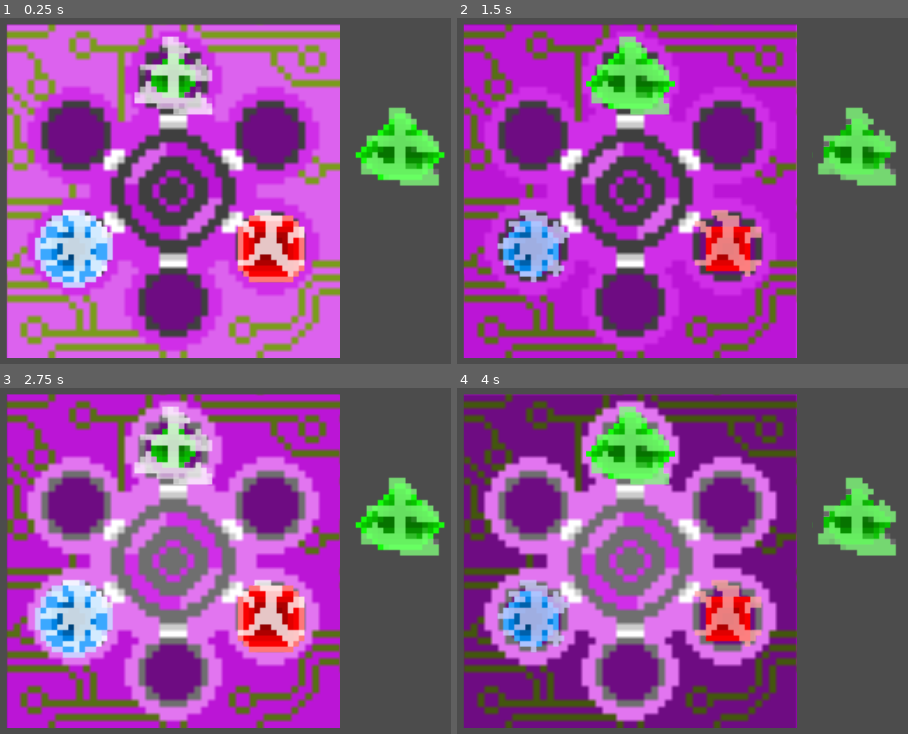
Above: before the commit, frames 1-4 (two rows, left to right).
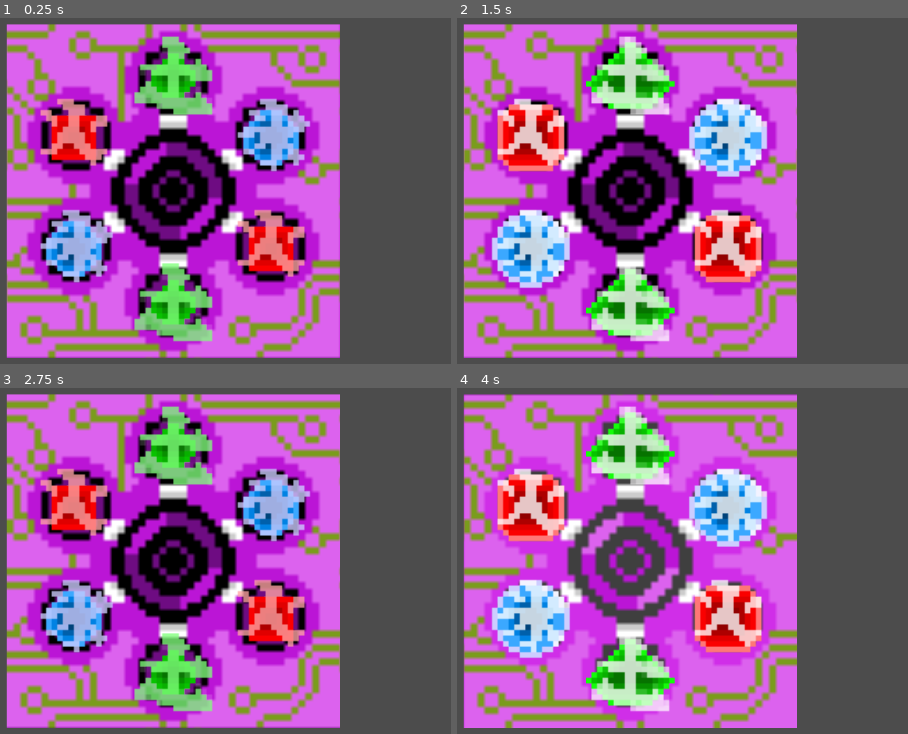
Above: after the commit, the same moments.

Repository: NathanielGet/CyberDragonYokaiCycle
Game: Godot game, scene res://Minigame.tscn
Two runs of this game, one before a commit and one after it. Both use one fixed random seed, a clock stepped at 60 frames per second and the inputs below. The engine's default icon, where the game draws it, is replaced by a stand-in: a white triangle on a blue panel in a dark square.
Inputs (mouse positions are in pixels of both pictures, inside the frame that each line leads up to):
- Up to frame 1 (0.25 s): no input
- Up to frame 2 (1.5 s): move the mouse to (628, 191) at 0.52 s; press the mouse at (628, 191) at 0.53 s; move the mouse to (727, 249) at 1.27 s; release the mouse at (727, 249) at 1.28 s; click (727, 249) at 1.35 s
- Up to frame 3 (2.75 s): move the mouse to (72, 619) at 2.02 s; press the mouse at (72, 619) at 2.03 s
- Up to frame 4 (4 s): move the mouse to (628, 446) at 2.77 s; release the mouse at (628, 446) at 2.78 s; click (628, 446) at 2.85 s; move the mouse to (858, 516) at 3.52 s; press the mouse at (858, 516) at 3.53 s

The runs differ from the first frame. In frame 1, 36% of the frame differs, in the area x 1-99%, y 1-99%; in frame 2, 68%; in frame 3, 71%; in frame 4, 70%.

Commit message:
Fixed starting position bug, added all ports, synced animations

Diff:
--- a/GMTK2021/Minigame.gd
+++ b/GMTK2021/Minigame.gd
@@ -7,8 +7,13 @@
 
 # Called when the node enters the scene tree for the first time.
 func _ready():
-#	global_position = get_global_mouse_position()
-	pass
+	get_node("Background").play()
+	get_node("redPort/Sprite").play()
+	get_node("bluePort/Sprite").play()
+	get_node("greenPort/Sprite").play()
+	get_node("redPort2/Sprite").play()
+	get_node("bluePort2/Sprite").play()
+	get_node("greenPort2/Sprite").play()
 
 
 # Called every frame. 'delta' is the elapsed time since the previous frame.
--- a/GMTK2021/Minigame.tscn
+++ b/GMTK2021/Minigame.tscn
@@ -285,13 +285,11 @@
 [node name="Main" type="Node2D"]
 script = ExtResource( 3 )
 
-[node name="TextureRect" type="AnimatedSprite" parent="."]
+[node name="Background" type="AnimatedSprite" parent="."]
 position = Vector2( 744, 344 )
 scale = Vector2( 6.25, 6.25 )
 z_index = -2
 frames = SubResource( 17 )
-frame = 13
-playing = true
 
 [node name="whitePort" type="Area2D" parent="."]
 position = Vector2( 744, 344 )
@@ -301,12 +299,11 @@
 "_edit_group_": true
 }
 nodeColor = "white"
+nodeRing = "center"
 
 [node name="Sprite" type="AnimatedSprite" parent="whitePort"]
 scale = Vector2( 2.5, 2.5 )
 frames = SubResource( 25 )
-frame = 1
-playing = true
 
 [node name="CollisionShape2D" type="CollisionShape2D" parent="whitePort"]
 scale = Vector2( 10, 10 )
@@ -323,8 +320,6 @@
 [node name="Sprite" type="AnimatedSprite" parent="redPort"]
 scale = Vector2( 2.5, 2.5 )
 frames = SubResource( 34 )
-frame = 4
-playing = true
 
 [node name="CollisionShape2D" type="CollisionShape2D" parent="redPort"]
 scale = Vector2( 10, 10 )
@@ -341,8 +336,6 @@
 [node name="Sprite" type="AnimatedSprite" parent="bluePort"]
 scale = Vector2( 2.5, 2.5 )
 frames = SubResource( 43 )
-frame = 4
-playing = true
 
 [node name="CollisionShape2D" type="CollisionShape2D" parent="bluePort"]
 scale = Vector2( 10, 10 )
@@ -359,30 +352,61 @@
 [node name="Sprite" type="AnimatedSprite" parent="greenPort"]
 scale = Vector2( 2.5, 2.5 )
 frames = SubResource( 52 )
-frame = 6
-playing = true
 
 [node name="CollisionShape2D" type="CollisionShape2D" parent="greenPort"]
 scale = Vector2( 10, 10 )
 shape = SubResource( 53 )
 
+[node name="redPort2" type="Area2D" parent="."]
+position = Vector2( 565, 248 )
+script = ExtResource( 2 )
+__meta__ = {
+"_edit_group_": true
+}
+nodeColor = "red"
+nodeRing = "outer"
+
+[node name="Sprite" type="AnimatedSprite" parent="redPort2"]
+scale = Vector2( 2.5, 2.5 )
+frames = SubResource( 34 )
+
+[node name="CollisionShape2D" type="CollisionShape2D" parent="redPort2"]
+scale = Vector2( 10, 10 )
+shape = SubResource( 35 )
+
 [node name="greenPort2" type="Area2D" parent="."]
-position = Vector2( 1152, 264 )
+position = Vector2( 744, 544 )
 script = ExtResource( 2 )
 __meta__ = {
 "_edit_group_": true
 }
 nodeColor = "green2"
+nodeRing = "outer"
 
 [node name="Sprite" type="AnimatedSprite" parent="greenPort2"]
 scale = Vector2( 2.5, 2.5 )
 frames = SubResource( 52 )
-frame = 2
-playing = true
 
 [node name="CollisionShape2D" type="CollisionShape2D" parent="greenPort2"]
 scale = Vector2( 10, 10 )
 shape = SubResource( 53 )
+
+[node name="bluePort2" type="Area2D" parent="."]
+position = Vector2( 920, 248 )
+script = ExtResource( 2 )
+__meta__ = {
+"_edit_group_": true
+}
+nodeColor = "blue"
+nodeRing = "outer"
+
+[node name="Sprite" type="AnimatedSprite" parent="bluePort2"]
+scale = Vector2( 2.5, 2.5 )
+frames = SubResource( 43 )
+
+[node name="CollisionShape2D" type="CollisionShape2D" parent="bluePort2"]
+scale = Vector2( 10, 10 )
+shape = SubResource( 44 )
 
 [node name="Wire" type="Line2D" parent="."]
 z_index = -1
--- a/GMTK2021/Port.gd
+++ b/GMTK2021/Port.gd
@@ -6,6 +6,7 @@
 # var b = "text"
 signal port_hovered(port)
 export var nodeColor = "default"
+export var nodeRing = "inner"
 
 # Called when the node enters the scene tree for the first time.
 func _ready():
--- a/GMTK2021/Wire.gd
+++ b/GMTK2021/Wire.gd
@@ -11,7 +11,7 @@
 
 # Called when the node enters the scene tree for the first time.
 func _ready():
-	pass
+	clear_points()
 
 
 func _process(delta):
@@ -73,7 +73,7 @@
 
 func checkConnection():
 	if connectionStage == 1:
-		if visitedNodes[0].nodeColor == "white" and visitedNodes[1].nodeColor != "white":
+		if visitedNodes[0].nodeRing == "center" and visitedNodes[1].nodeRing == "inner":
 			clear_points()
 			#GET COORDS FOR PORTS
 			add_point(visitedNodes[0].position)
@@ -82,7 +82,7 @@
 		else:
 			clear_points()
 	elif connectionStage == 2:
-		if visitedNodes[2].nodeColor == "green2":
+		if visitedNodes[2].nodeRing == "outer":
 			clear_points()
 			#GET COORDS FOR PORTS
 			add_point(visitedNodes[0].position)
